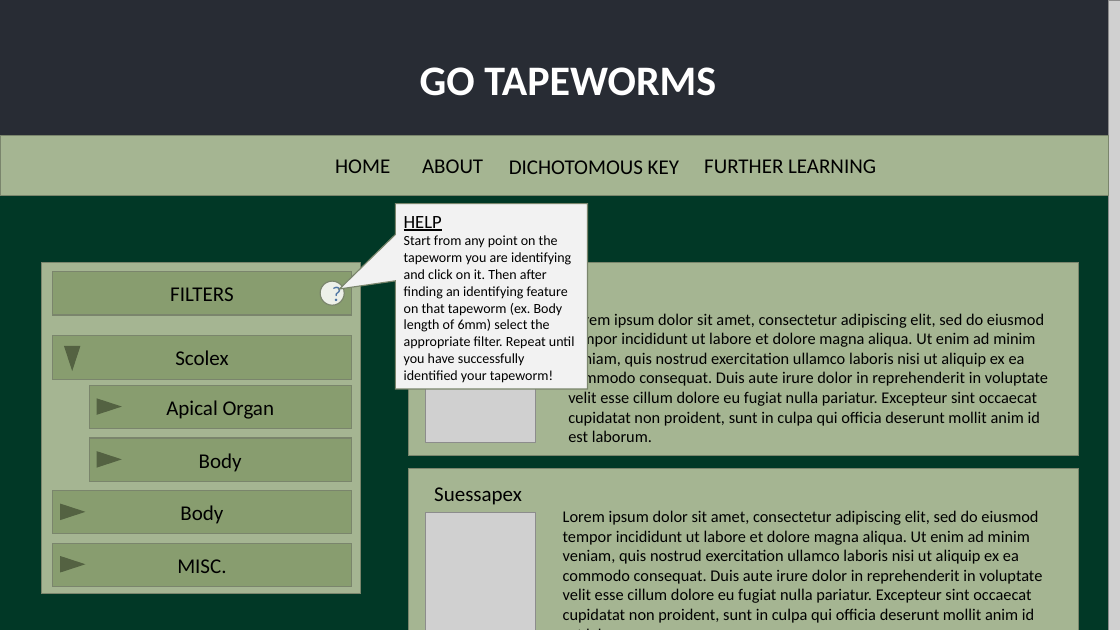
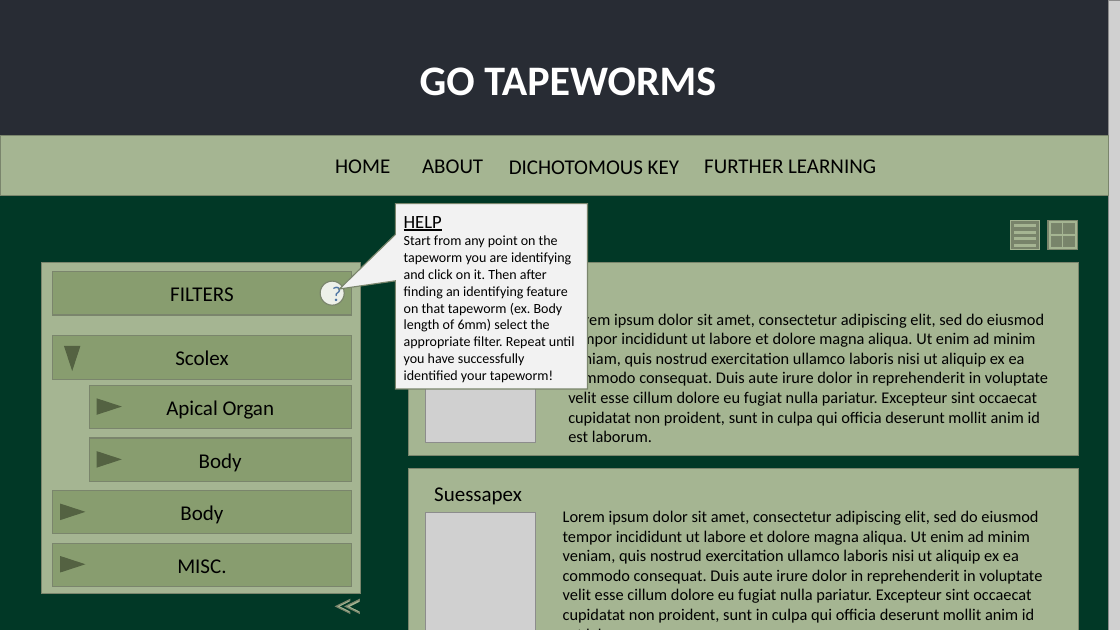
Before and after one commit to JamesHansIV/go-tapeworms, a slide deck: slide 5 of docs/Concept Layouts.pptx (slide 4 before the commit). Drawn at 1120x630 pixels with LibreOffice and Linux fonts; fonts in the diff are those of the drawing; grey boxes stand for pictures; background and template pictures are left out. Boxes give left, top, right and bottom in pixels: in the first picture for what was removed or moved away, otherwise in the second. Text is boxed around its words. In the diff, an @@ line names an element or a change of style, - is before the commit and + after.

```diff
--- a/docs/Concept Layouts.pptx
+++ b/docs/Concept Layouts.pptx
@@ rectangle added at box(1011, 220, 1040, 250), fill #78846A, outline #A5B592 1 pt @@
@@ rectangle added at box(1014, 223, 1037, 228), fill #A5B592, outline #78846A 1 pt @@
@@ rectangle added at box(1014, 230, 1037, 234), fill #A5B592, outline #78846A 1 pt @@
@@ rectangle added at box(1014, 237, 1037, 241), fill #A5B592, outline #78846A 1 pt @@
@@ rectangle added at box(1049, 220, 1078, 250), fill #A5B592, outline #7A866C 1 pt @@
@@ rectangle added at box(1051, 223, 1061, 234), fill #78846A, outline #7A866C 1 pt @@
@@ rectangle added at box(1052, 237, 1062, 247), fill #78846A, outline #7A866C 1 pt @@
@@ rectangle added at box(1065, 237, 1075, 247), fill #78846A, outline #7A866C 1 pt @@
@@ rectangle added at box(1065, 223, 1075, 234), fill #78846A, outline #7A866C 1 pt @@
@@ rectangle added at box(1014, 243, 1037, 247), fill #A5B592, outline #78846A 1 pt @@
@@ triangle added at box(336, 600, 350, 614), fill #A5B592, outline #7A866C 1 pt @@
@@ triangle added at box(341, 600, 355, 614), fill #013826, outline #013826 1 pt @@
@@ triangle added at box(345, 600, 359, 614), fill #A5B592, outline #7A866C 1 pt @@
@@ triangle added at box(351, 600, 365, 614), fill #013826, outline #013826 1 pt @@
```
Also in this commit, not shown: 2 other slides changed, 3 slides added.
